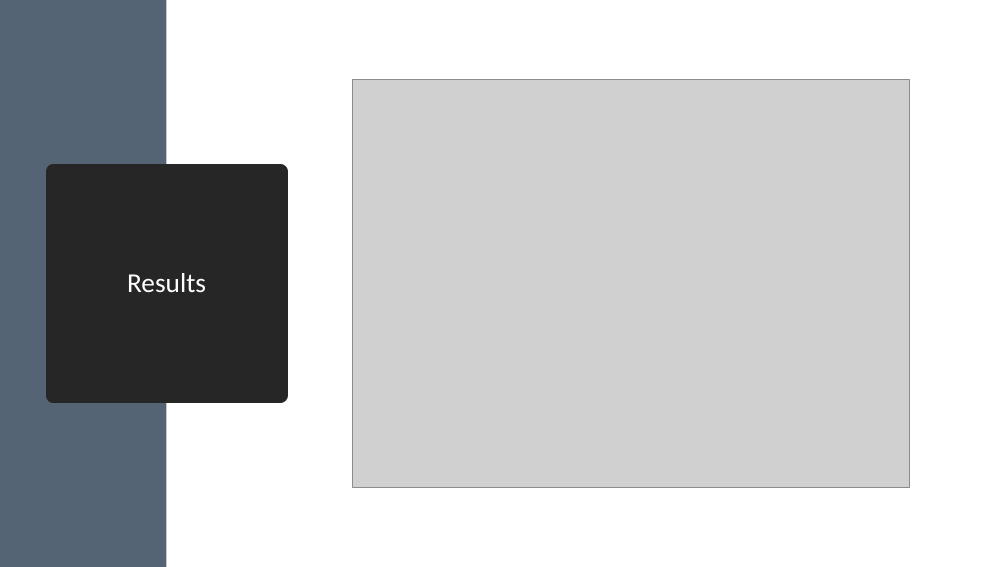
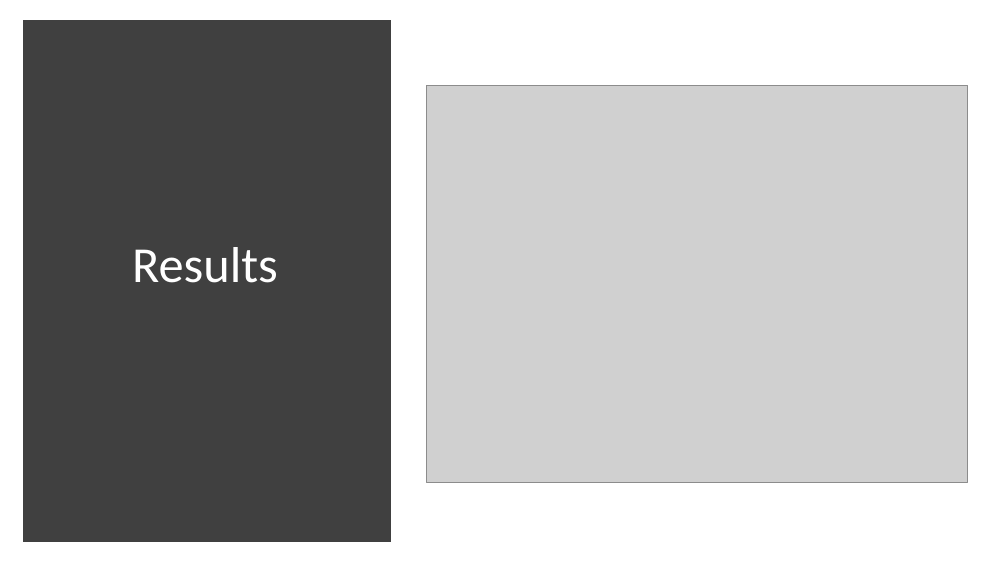
Before and after one commit to lleuch18/P9, a slide deck: slide 10 of Eksamensforberedelse/Fremlæggelse.pptx. Drawn at 1008x567 pixels with LibreOffice and Linux fonts; fonts in the diff are those of the drawing; grey boxes stand for pictures. Boxes give left, top, right and bottom in pixels: in the first picture for what was removed or moved away, otherwise in the second. Text is boxed around its words. In the diff, an @@ line names an element or a change of style, - is before the commit and + after.

```diff
--- a/Eksamensforberedelse/Fremlæggelse.pptx
+++ b/Eksamensforberedelse/Fremlæggelse.pptx
@@ rectangle removed at (x1=0, y1=0, x2=166, y2=567) @@
@@ rectangle added at (x1=28, y1=26, x2=386, y2=537), fill #404040, outline #404040 10 pt @@
@@ title "Results" resized from (x1=53, y1=172, x2=281, y2=395) to (x1=61, y1=61, x2=349, y2=472) @@
@@ title "Results" at (x1=61, y1=61, x2=349, y2=472): size 26 to 48 pt; fill #262626 to none; outline #262626 13.75 pt to none @@
@@ picture resized from (x1=353, y1=79, x2=910, y2=487) to (x1=426, y1=85, x2=969, y2=482) @@
```
Also in this commit, not shown: 10 other slides changed, 14 slides added, 3 slides removed, 4 other files.
